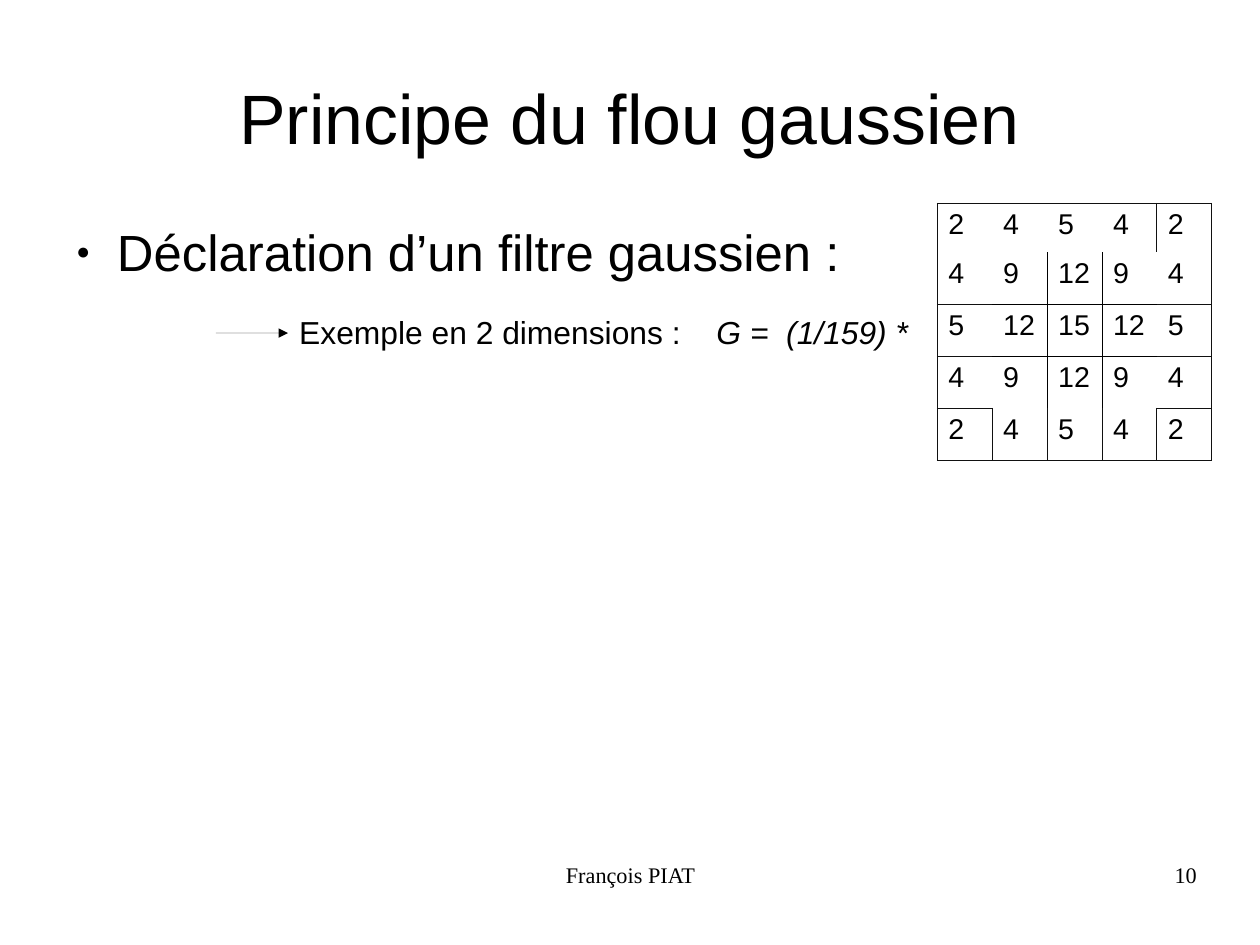
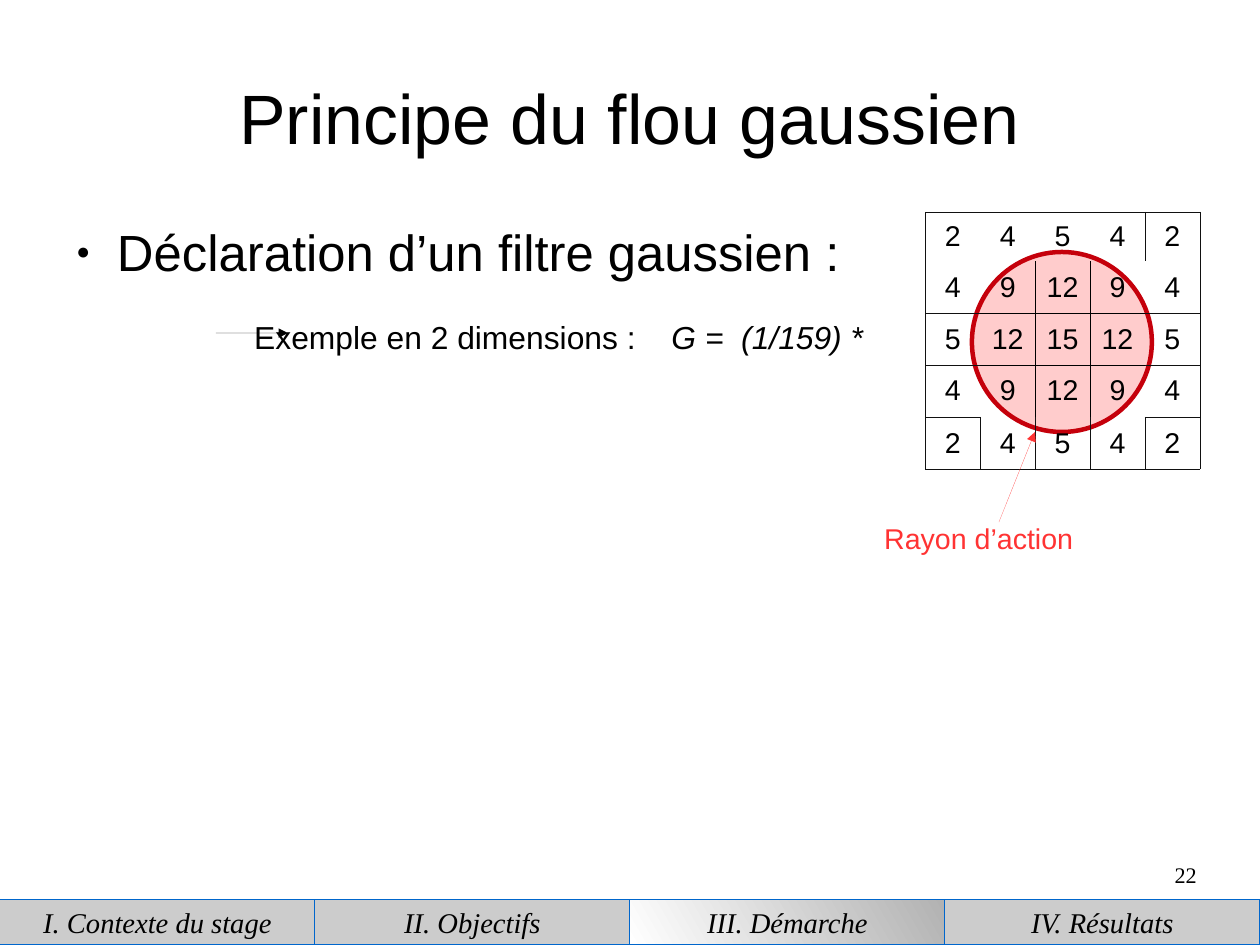
Before and after one commit to piatf/Report-2016-interniship-BioMedIA, a slide deck: slide 22 of presentation.odp (slide 10 before the commit). Drawn at 1260x945 pixels with LibreOffice and Linux fonts; fonts in the diff are those of the drawing. Boxes give left, top, right and bottom in pixels: in the first picture for what was removed or moved away, otherwise in the second. Text is boxed around its words. In the diff, an @@ line names an element or a change of style, - is before the commit and + after.

```diff
--- a/presentation.odp
+++ b/presentation.odp
@@ table at [926, 212, 1201, 469] @@
@@ alignment left to centre @@
@@ table: place and size @@
-table at [938, 204, 1212, 461]
+table at [926, 212, 1201, 469]
@@ ellipse added at [972, 252, 1151, 431], fill #FFCCCC, outline #C5000B 2.83 pt @@
@@ text "Exemple en 2 dimensions : ...": place and size @@
-text "Exemple en 2 dimensions : ..." at [299, 321, 887, 349]
+text "Exemple en 2 dimensions : ..." at [254, 326, 842, 355]
@@ text "Exemple en 2 dimensions : ..." at [254, 326, 842, 355]: alignment left to justified @@
@@ arrow added from (999, 523) to (1036, 432), #FF3333 0 pt @@
@@ text added at [884, 528, 1073, 555], 18 pt, text #FF3333 @@
+Rayon d’action
@@ text removed at [566, 868, 695, 888] @@
-François PIAT
@@ page number at [1175, 868, 1197, 883]: text changed @@
-10
+22
@@ group added at [0, 900, 1260, 944]: 4 rectangles @@
+I. Contexte du stage
+II. Objectifs
+III. Démarche
+IV. Résultats
```
Also in this commit, not shown: 9 other slides changed, 21 slides added, 8 slides removed.
